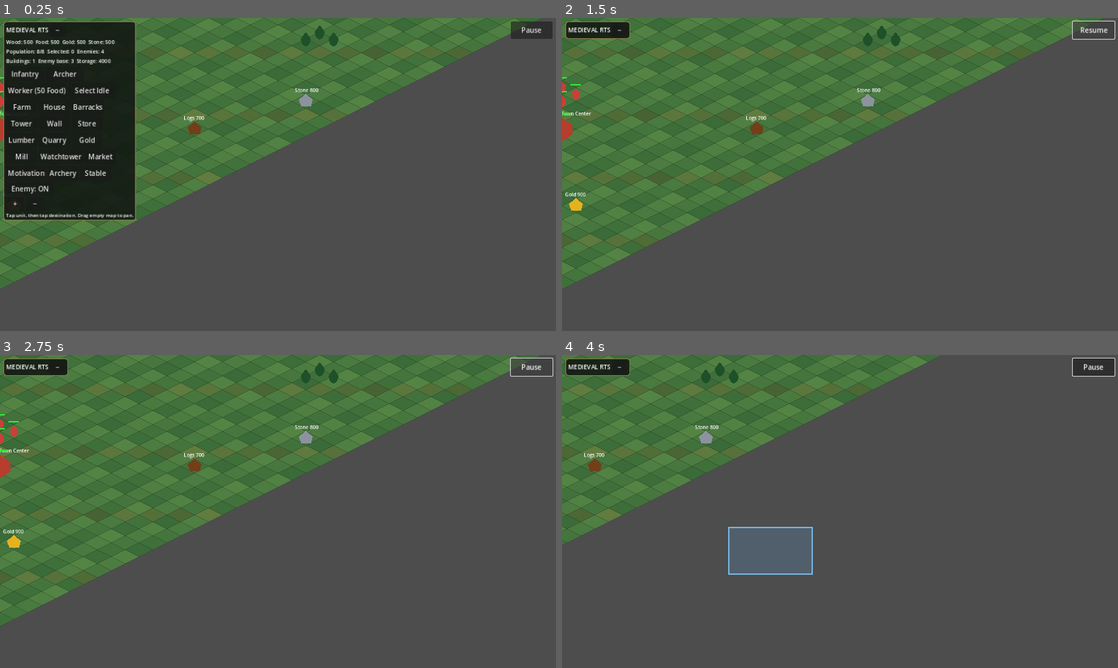
Above: before the commit, frames 1-4 (two rows, left to right).
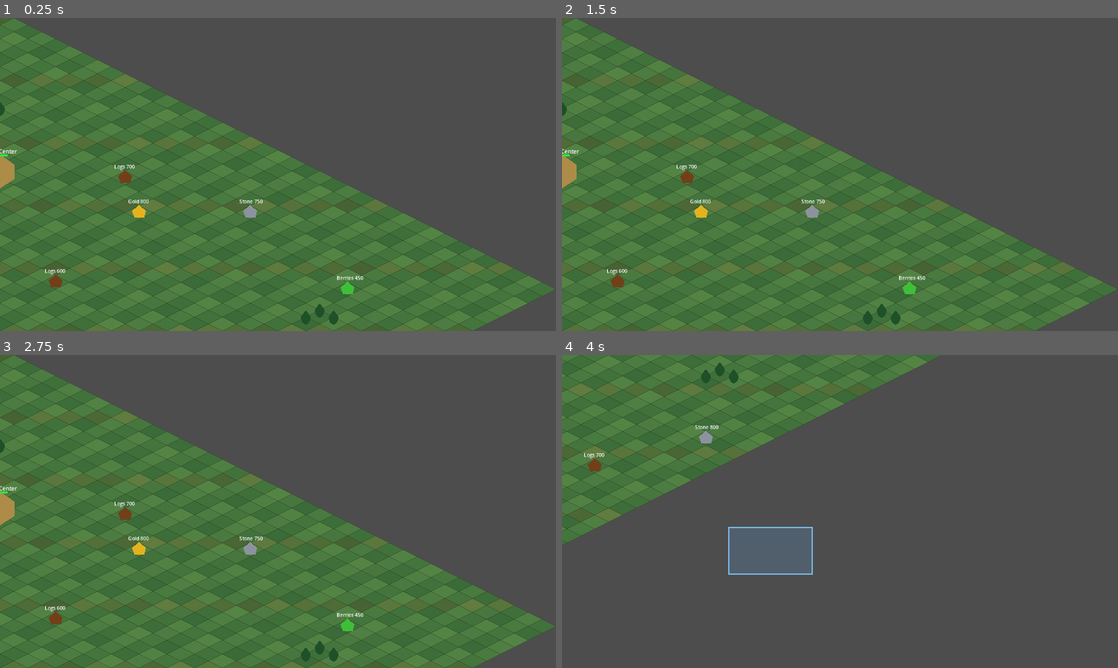
Above: after the commit, the same moments.

Repository: noub1234567-cmd/Medieval-RTS-Test
Game: Godot game, scene res://scenes/main.tscn
Same seed, same stepped clock (60 frames per second), same inputs: the game is played once before the commit and once after it.
Inputs (mouse positions are in pixels of both pictures, inside the frame that each line leads up to):
- Up to frame 1 (0.25 s): no input
- Up to frame 2 (1.5 s): click (617, 30) at 0.5 s, where only the run before the commit has a clickable "−"; click (1095, 30) at 1.25 s, where only the run before the commit has a clickable "Pause"
- Up to frame 3 (2.75 s): click (533, 367) at 2 s, where only the run before the commit has a clickable "Resume"
- Up to frame 4 (4 s): move the mouse to (962, 495) at 2.77 s; hold D 2.78-3.5 s; click (962, 495) at 2.92 s; drag from (728, 527) to (812, 574) at 3.52 s

The runs differ from the first frame. In frame 1, 69% of the frame differs, in the area x 0-100%, y 0-100%; in frame 2, 57%; in frame 3, 57%; in frame 4, 1.1%.
Error after the commit: Parse Error: Cannot infer the type of "ranged_attack" variable because the value doesn't have a set type. (res://scripts/unit.gd:473)

Commit message:
Add visible projectile arrows for ranged soldiers

Diff:
--- a/scripts/unit.gd
+++ b/scripts/unit.gd
@@ -1,4 +1,6 @@
 extends Node2D
+
+const ProjectileScript := preload("res://scripts/projectile.gd")
 
 var team:int=0
 var soldier_data:Resource=null
@@ -468,7 +470,17 @@
 					target_path_timer=1.25
 				move_along_route(delta,parent,target)
 			elif attack_timer<=0.0:
-				target.take_damage(attack_damage)
+				var ranged_attack:=soldier_data!=null and soldier_data.attack_type=="ranged"
+				if ranged_attack:
+					var projectile:=Node2D.new()
+					projectile.set_script(ProjectileScript)
+					projectile.target=target
+					projectile.damage=attack_damage
+					projectile.speed=420.0
+					projectile.position=position+Vector2(0,-6)
+					get_parent().add_child(projectile)
+				else:
+					target.take_damage(attack_damage)
 				attack_timer=attack_cooldown
 				if is_instance_valid(target) and target.health>0 and target.has_method("attack_target") and target.team!=team:target.attack_target(self)
 	if moving and target==null:
